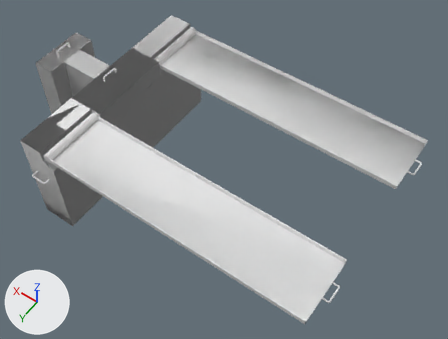
A saved change to the FBX model meshes/trucks/tuning/ramps.fbx.
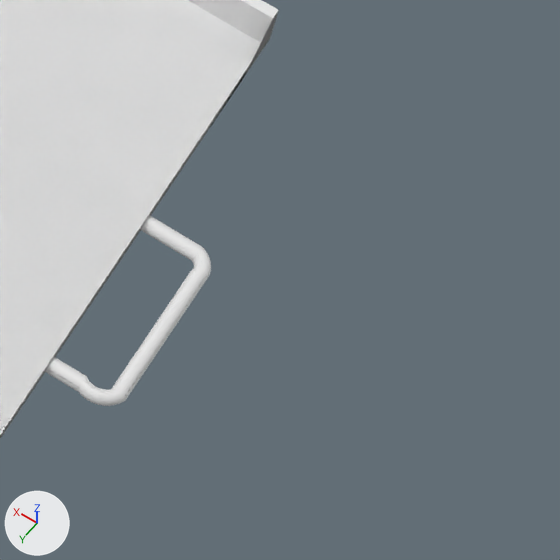
The first picture shows the older version from a 50 mm lens placed at (-0.0316, 0.0412, 0.0737), pointed at (-0.0016, -0.0009, 0.0075). The close-ups show both versions on the part from 71% to 84% of the width and 76% to 94% of the height of that picture; other places that the commit changed are outside them. The axes (+X, +Y, +Z) are drawn at lower left. The lights are the same throughout. Where no turn or scale is listed for an object, it has been applied to the vertices. Vertices at the same position are counted once.

Names of what the first close-up shows: 'cdt_Left.001', 'left'.
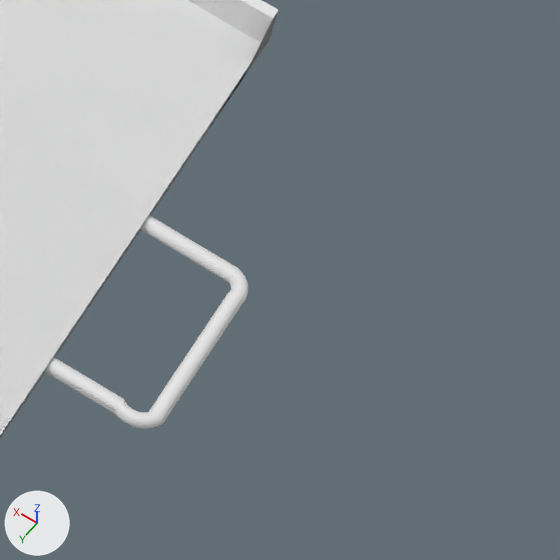
What the commit changed:
me_cube_013 has 2186 vertices, 2111 faces and spans x -0.0247..0.0136, y -0.0023..0.0065, z 0.0138..0.015.
me_cube_013 is used by ob_left; location (0.00089, 0.00835, 0.00002).
me_cube_013 part 1: the loose piece of 2098 vertices spanning x -0.0247..-0.023, y 0.0006..0.003, z 0.014..0.0142 is moved by (-0.0005, 0.0, 0.0).

Boxes [x1, y1, x2, y2] around the edits, measured in the close-ups (560 x 560 px; the box of a moved part takes in the faces that stretch with it):
part 1 of me_cube_013, moved or reshaped: before [45, 215, 211, 406]; after [45, 215, 248, 429]
